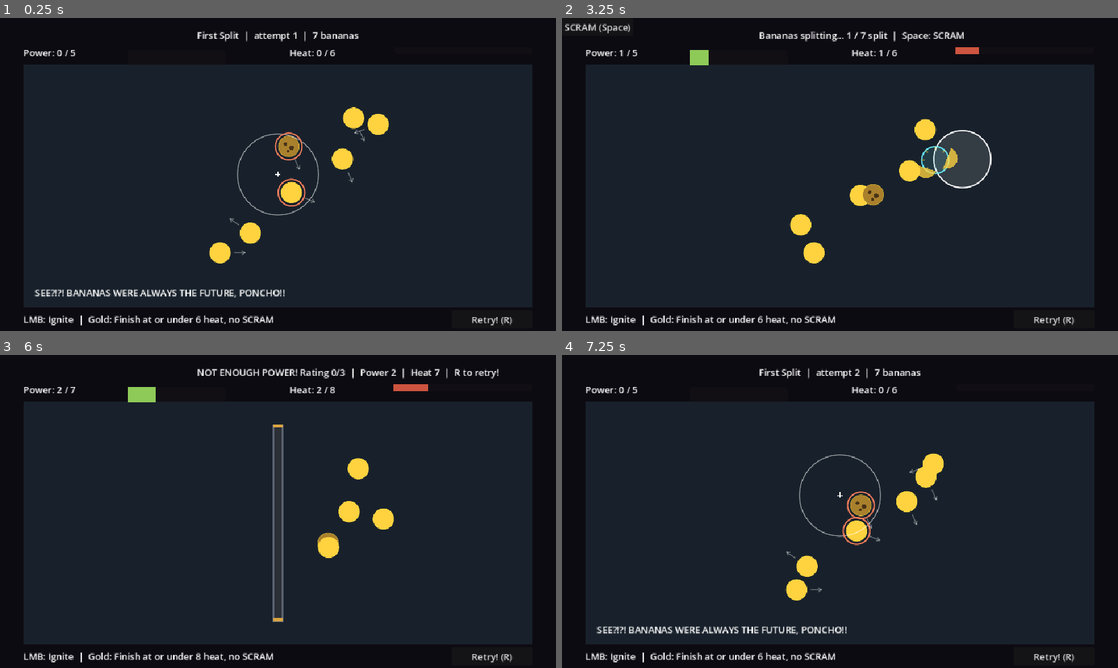
Above: before the commit, frames 1-4 (two rows, left to right).
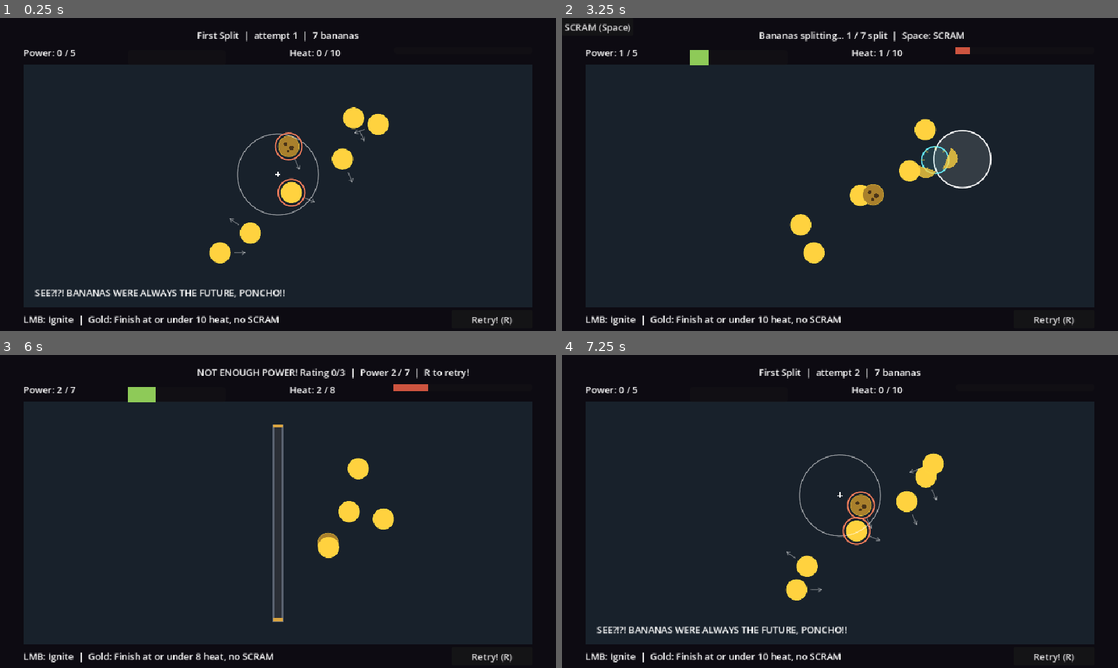
Above: after the commit, the same moments.

Repository: UnderstoodUseYourUsernameHere/banana-fission
Game: Godot game, scene res://scenes/main.tscn
Same seed, same stepped clock (60 frames per second), same inputs: the game is played once before the commit and once after it.
Inputs (mouse positions are in pixels of both pictures, inside the frame that each line leads up to):
- Up to frame 1 (0.25 s): no input
- Up to frame 2 (3.25 s): click "Retry! (R)" at 0.5 s; click "Retry! (R)" at 1.25 s; click "Retry! (R)" at 2 s; tap Enter at 2.75 s; move the mouse to (962, 158) at 2.77 s; hold Right from 2.78 s (still down); hold Space (scram) from 2.78 s (still down); click (962, 158) at 2.92 s
- Up to frame 3 (6 s): release Right at 3.5 s; release Space (scram) at 3.5 s; drag from (166, 527) to (250, 574) at 3.52 s; move the mouse to (333, 442) at 4.27 s; hold Right 4.28-5 s; hold N (next_level) 4.28-5 s; tap Space (scram) at 4.55 s; drag from (250, 574) to (111, 464) at 5.02 s; move the mouse to (444, 558) at 5.77 s; hold Left from 5.78 s (still down); hold Space (scram) from 5.78 s (still down); tap Alt at 5.85 s
- Up to frame 4 (7.25 s): tap Escape (menu) at 6.4 s; release Left at 6.5 s; release Space (scram) at 6.5 s; click "START" at 6.5 s

The runs differ from the first frame. In frame 1, 0.3% of the frame differs, in the area x 35-62%, y 10-98%; in frame 2, 0.3%, in the area x 35-75%, y 9-98%; in frame 3, 0.3%; in frame 4, 0.3%.

Commit message:
feat: show best star rating on level select buttons

Diff:
--- a/scenes/levels/level_01.tscn
+++ b/scenes/levels/level_01.tscn
@@ -8,8 +8,8 @@
 title = "First Split"
 ratticus_line = "SEE?!?! BANANAS WERE ALWAYS THE FUTURE, PONCHO!!"
 power_target = 5
-heat_limit = 6
-gold_heat_limit = 7
+heat_limit = 10
+gold_heat_limit = 11
 
 [node name="Banana" parent="." unique_id=993941136 instance=ExtResource("2_2djvx")]
 position = Vector2(500, 300)
--- a/scripts/main.gd
+++ b/scripts/main.gd
@@ -196,7 +196,7 @@
 			elif _won():
 				status.text = "%sSTABLE! Rating %d/3  |  Power %d  |  Heat %d" % [scram_prefix, earned_stars, power_total, heat_total]
 			else:
-				status.text = "%sNOT ENOUGH POWER! Rating 0/3  |  Power %d  |  Heat %d  |  R to retry!" % [scram_prefix, power_total, power_target]
+				status.text = "%sNOT ENOUGH POWER! Rating 0/3  |  Power %d / %d  |  R to retry!" % [scram_prefix, power_total, power_target]
 
 func _update_readouts() -> void:
 	power_label.text = "Power: %d / %d" % [power_total, power_target]
--- a/scripts/title.gd
+++ b/scripts/title.gd
@@ -11,12 +11,16 @@
 
 func _build_level_buttons() -> void:
 	for child in level_row.get_children():
+		level_row.remove_child(child)
 		child.queue_free()
 
 	for index in range(Progress.level_count()):
 		var button := Button.new()
-		button.text = "Level %d" % (index + 1)
-		button.custom_minimum_size = Vector2(110.0, 40.0)
+		if Progress.is_unlocked(index):
+			button.text = "Level %d\nBest: %d/3" % [index + 1, Progress.stars_for(index)]
+		else:
+			button.text = "Level %d\nLOCKED" % (index + 1)
+		button.custom_minimum_size = Vector2(140.0, 64.0)
 		button.focus_mode = Control.FOCUS_NONE
 		button.disabled = not Progress.is_unlocked(index)
 		button.pressed.connect(_play_level.bind(index))
